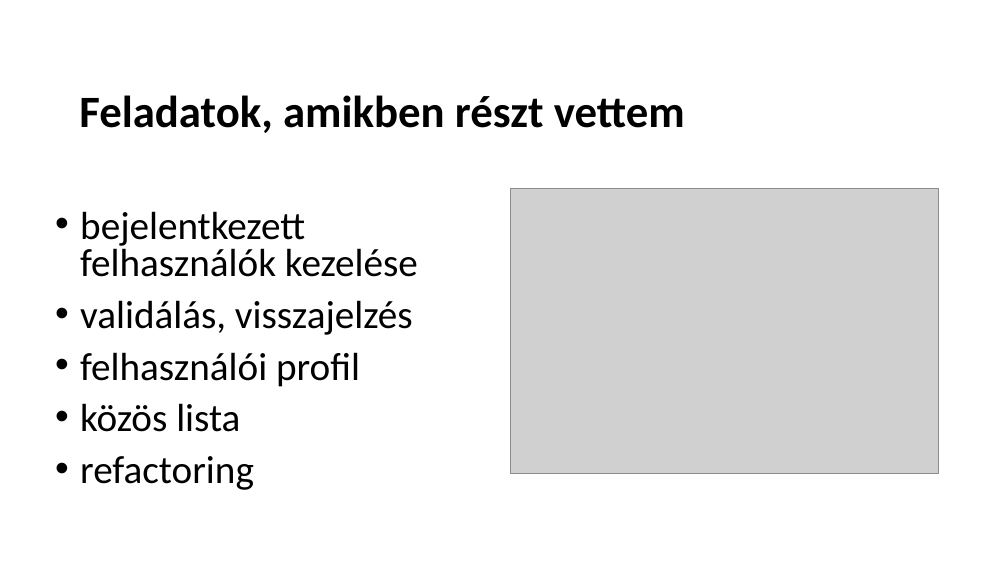
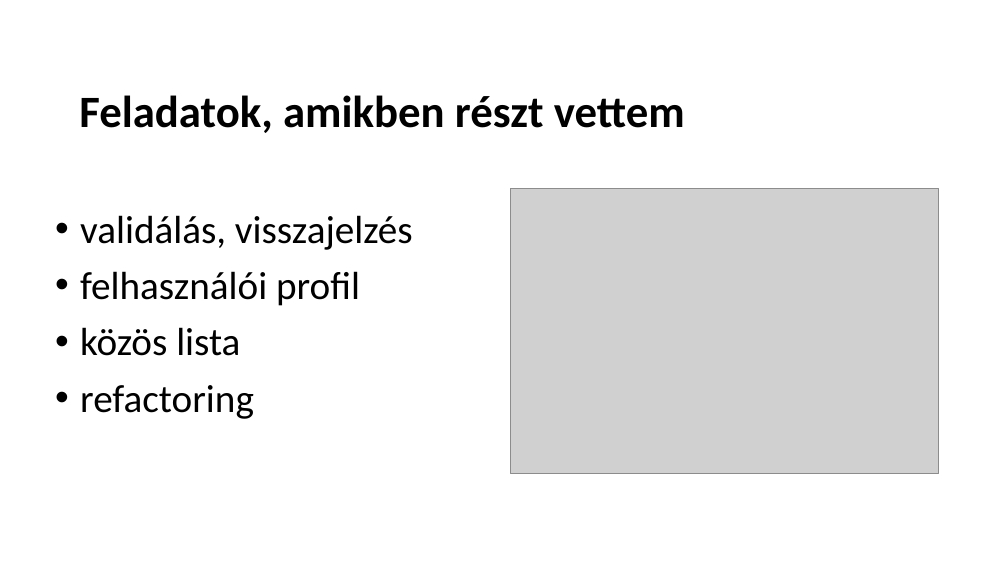
Before and after one commit to schonherz-java-ee-2016-summer/project, a slide deck: slide 5 of presentations/landing/Balogh_Istvan/Balogh_Istvan_prezentacio.pptx. Drawn at 1008x567 pixels with LibreOffice and Linux fonts; fonts in the diff are those of the drawing; grey boxes stand for pictures; background and template pictures are left out. Boxes give left, top, right and bottom in pixels: in the first picture for what was removed or moved away, otherwise in the second. Text is boxed around its words. In the diff, an @@ line names an element or a change of style, - is before the commit and + after.

```diff
--- a/presentations/landing/Balogh_Istvan/Balogh_Istvan_prezentacio.pptx
+++ b/presentations/landing/Balogh_Istvan/Balogh_Istvan_prezentacio.pptx
@@ text "validálás, visszajelzés" at box(80, 215, 413, 419): line spacing 0.8 to 0.9 @@
@@ text at box(80, 211, 418, 277): paragraph removed @@
-• bejelentkezett felhasználók kezelése
```
Also in this commit, not shown: 2 other slides changed.
